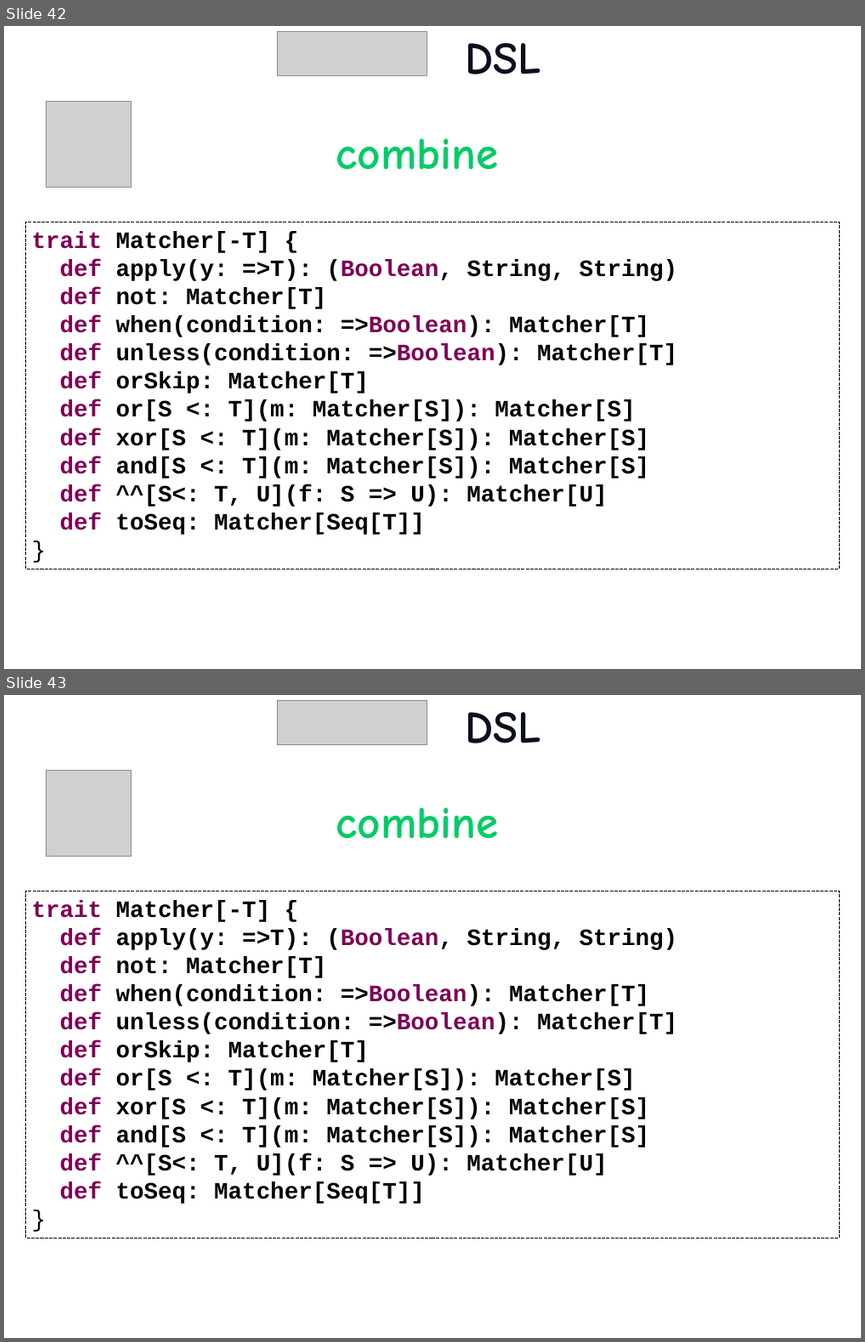
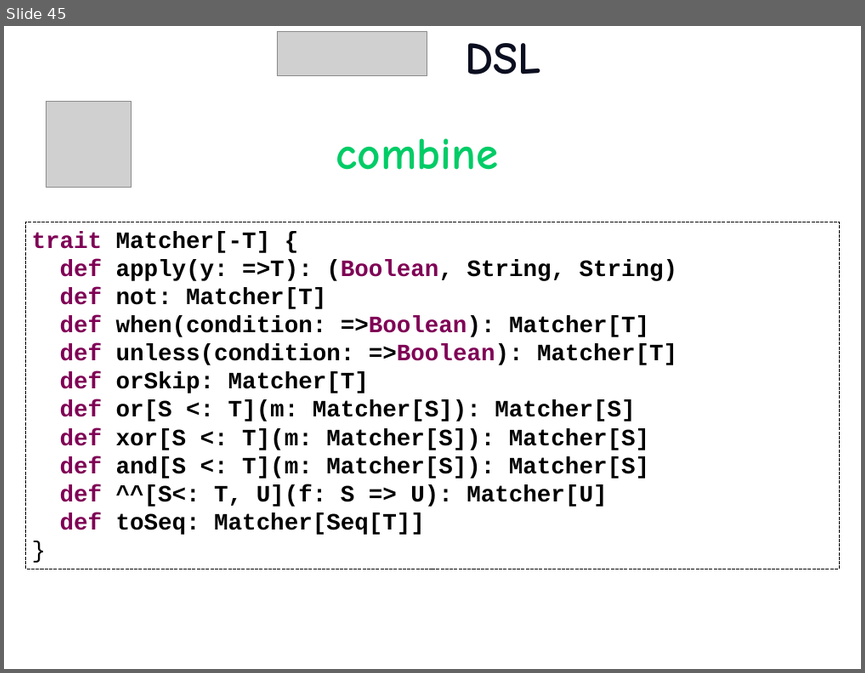
Before and after one commit to etorreborre/oscon-2010, a slide deck: src/main/resources/oscon_2010_specs.pptx. Shown one above the other, each under a label of ours: slides 42 and 43 before the commit, slide 45 after it. The pictures are 865x1342 and 865x673 pixels, drawn with LibreOffice and Linux fonts; fonts in the diff are those of the drawing; grey boxes stand for pictures; background and template pictures are left out. Boxes give left, top, right and bottom in pixels: in the first picture for what was removed or moved away, otherwise in the second. Text is boxed around its words. In the diff, an @@ line names an element or a change of style, - is before the commit and + after.

```diff
--- a/src/main/resources/oscon_2010_specs.pptx
+++ b/src/main/resources/oscon_2010_specs.pptx
@@ slide 43 removed at (4, 695, 861, 1338), background picture (left out) @@
@@ picture removed at (277, 700, 427, 744) @@
@@ title removed at (466, 712, 541, 743) @@
-DSL
@@ picture removed at (46, 771, 132, 856) @@
@@ text removed at (336, 807, 499, 839) @@
-combine
@@ rectangle removed at (26, 891, 839, 1238) @@
-trait Matcher[-T] {
-def apply(y: =>T): (Boolean, String, String)
-def not: Matcher[T]
-def when(condition: =>Boolean): Matcher[T]
-def unless(condition: =>Boolean): Matcher[T]
-def orSkip: Matcher[T]
-def or[S <: T](m: Matcher[S]): Matcher[S]
-def xor[S <: T](m: Matcher[S]): Matcher[S]
-def and[S <: T](m: Matcher[S]): Matcher[S]
-def ^^[S<: T, U](f: S => U): Matcher[U]
-def toSeq: Matcher[Seq[T]]
-}
@@ what was slide 42 is now slide 45 @@
```
Also in this commit, not shown: 2 slides changed, 3 slides added, 2 other files.
